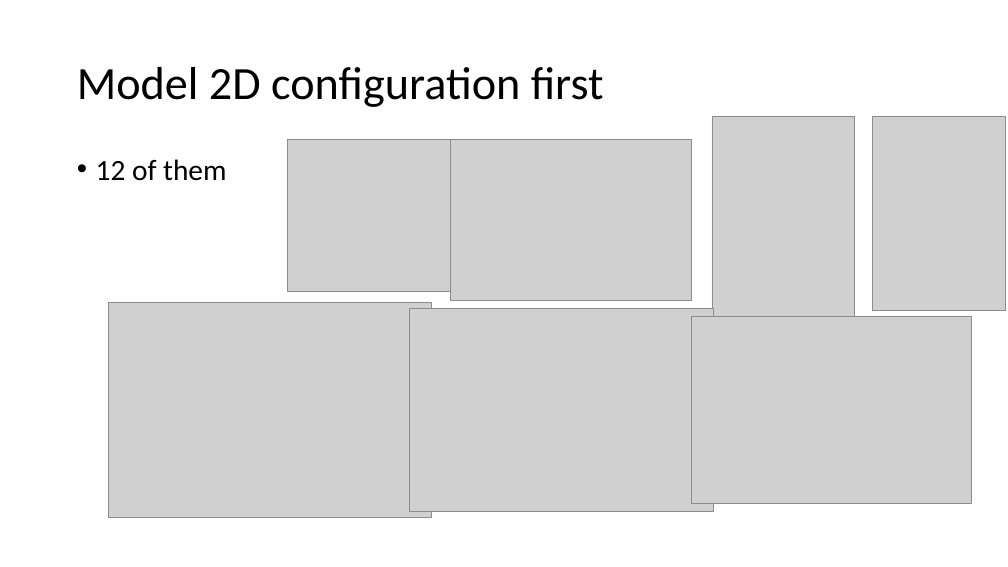
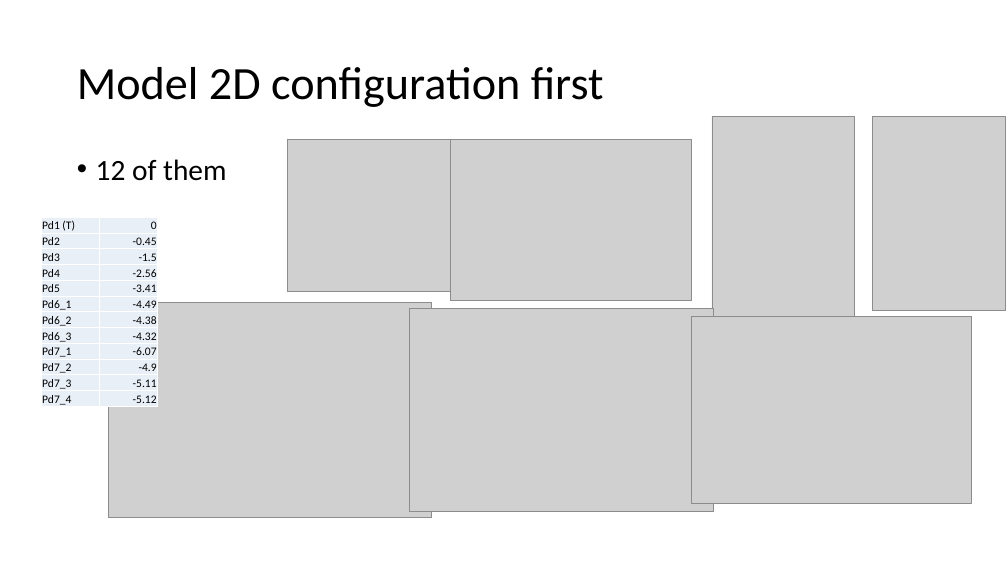
Before and after one commit to xzong0619/Pdn-Dynamics-Model, a slide deck: slide 11 of Cluster-Graphs/Cluster Expansion for Pd dynamics.pptx. Drawn at 1008x567 pixels with LibreOffice and Linux fonts; fonts in the diff are those of the drawing; grey boxes stand for pictures. Boxes give left, top, right and bottom in pixels: in the first picture for what was removed or moved away, otherwise in the second. Text is boxed around its words. In the diff, an @@ line names an element or a change of style, - is before the commit and + after.

```diff
--- a/Cluster-Graphs/Cluster Expansion for Pd dynamics.pptx
+++ b/Cluster-Graphs/Cluster Expansion for Pd dynamics.pptx
@@ table added at (42, 218, 158, 409), 12 rows, 2 columns @@
+Pd1 (T) | 0
+Pd2 | -0.45
+Pd3 | -1.5
+Pd4 | -2.56
+Pd5 | -3.41
+Pd6_1 | -4.49
+Pd6_2 | -4.38
+Pd6_3 | -4.32
+Pd7_1 | -6.07
+Pd7_2 | -4.9
+Pd7_3 | -5.11
+Pd7_4 | -5.12
```
Also in this commit, not shown: 2 other files.
